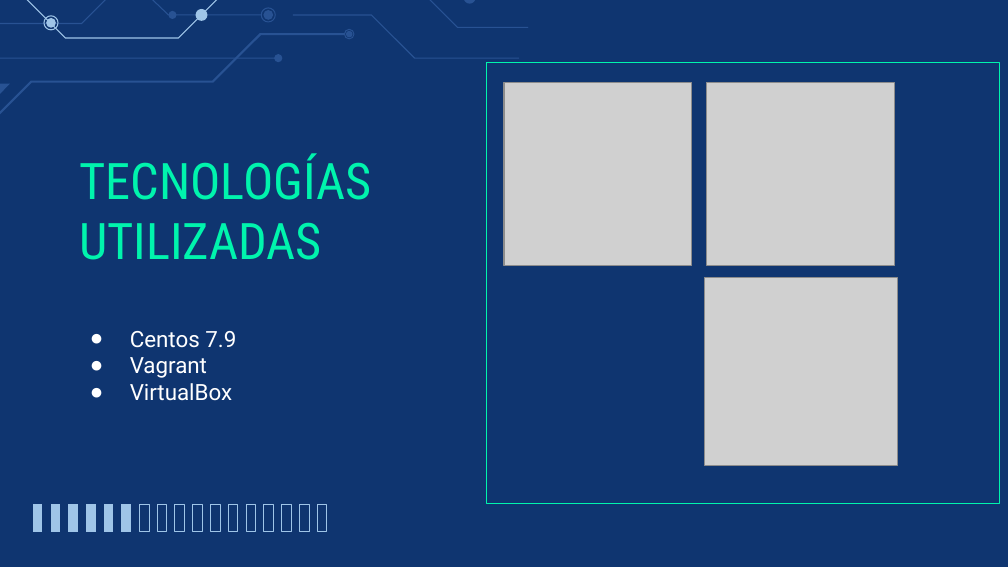
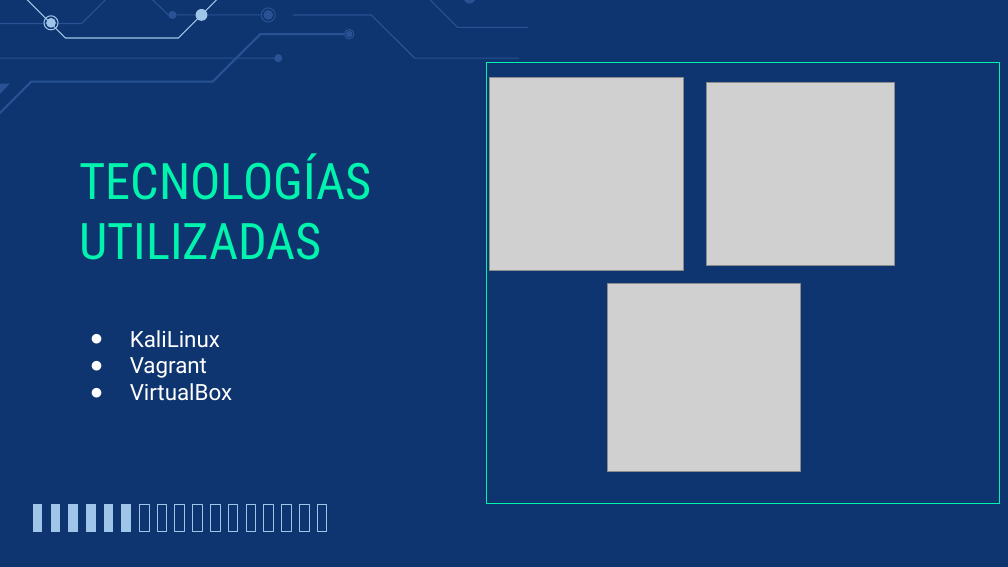
Before and after one commit to juanestebanalarcon/ProyectoFinalSeguridadInformatica2022-03, a slide deck: slide 11 of Proyecto final - Seguridad Informática .pptx (slide 10 before the commit). Drawn at 1008x567 pixels with LibreOffice and Linux fonts; fonts in the diff are those of the drawing; grey boxes stand for pictures. Boxes give left, top, right and bottom in pixels: in the first picture for what was removed or moved away, otherwise in the second. Text is boxed around its words. In the diff, an @@ line names an element or a change of style, - is before the commit and + after.

```diff
--- a/Proyecto final - Seguridad Informática .pptx
+++ b/Proyecto final - Seguridad Informática .pptx
@@ picture: place and size @@
-picture at (504, 83, 691, 265)
+picture at (490, 78, 683, 271)
@@ picture: place and size @@
-picture at (705, 277, 898, 465)
+picture at (608, 283, 801, 471)
@@ subtitle at (130, 330, 220, 348): text changed @@
-● Centos 7.9
+● KaliLinux
```
Also in this commit, not shown: 3 other slides changed, 1 slide added, 1 other file.
